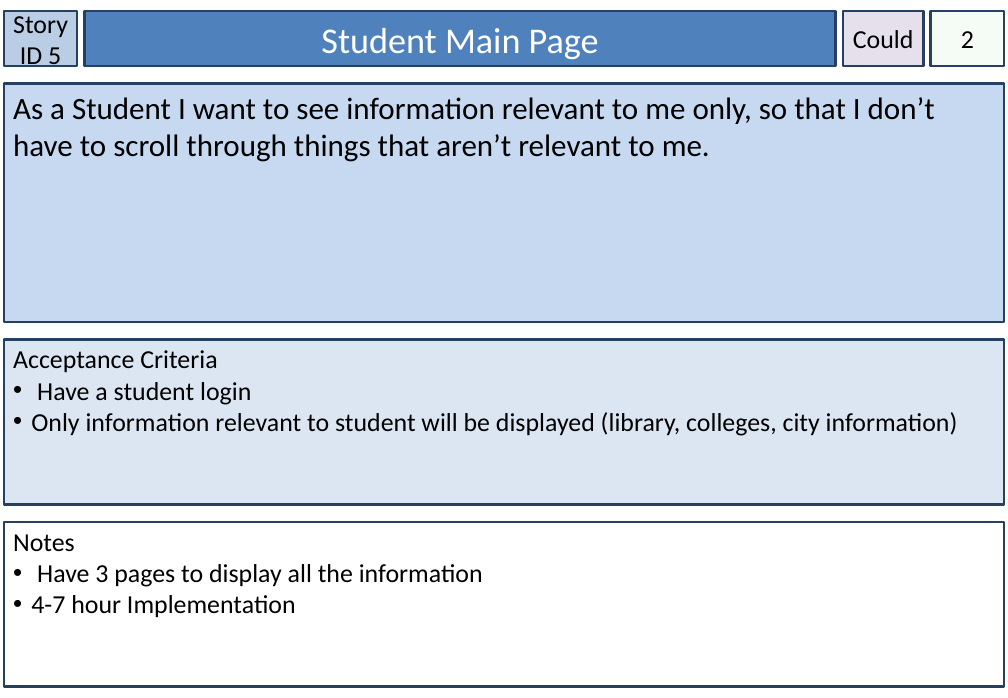
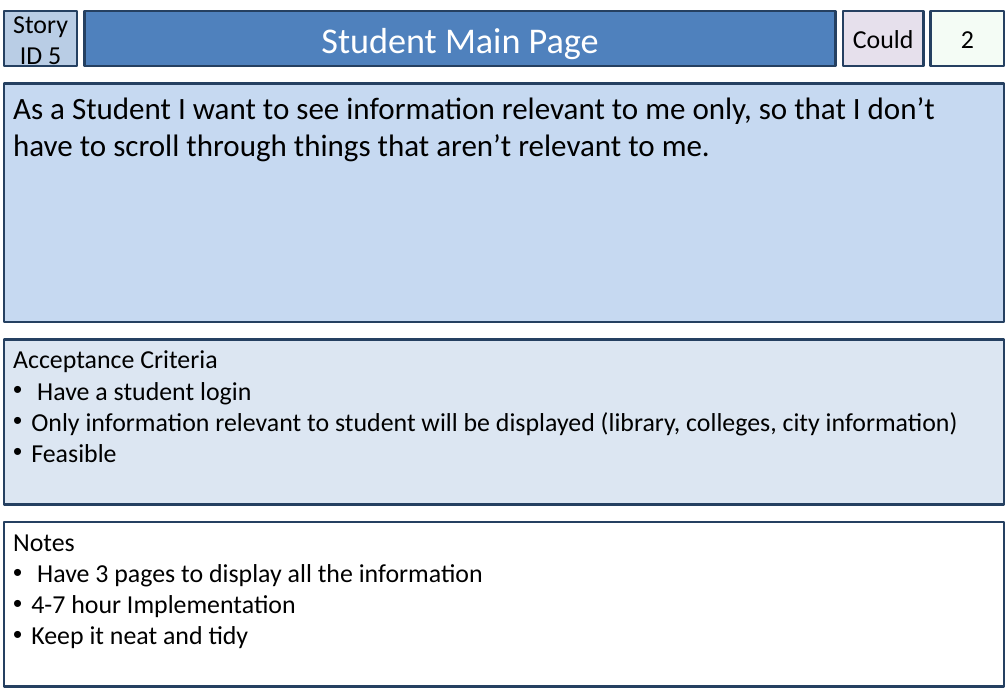
Before and after one commit to amckellar28/I-am-the-Scrub-Master, a slide deck: slide 6 of User Stories.pptx. Drawn at 1008x698 pixels with LibreOffice and Linux fonts; fonts in the diff are those of the drawing. Boxes give left, top, right and bottom in pixels: in the first picture for what was removed or moved away, otherwise in the second. Text is boxed around its words. In the diff, an @@ line names an element or a change of style, - is before the commit and + after.

```diff
--- a/User Stories.pptx
+++ b/User Stories.pptx
@@ text in rectangle at bbox=[31, 444, 116, 462]: paragraph added @@
+• Feasible
@@ text in rectangle at bbox=[31, 626, 249, 649]: paragraph added @@
+• Keep it neat and tidy
```
Also in this commit, not shown: 7 other slides changed.
